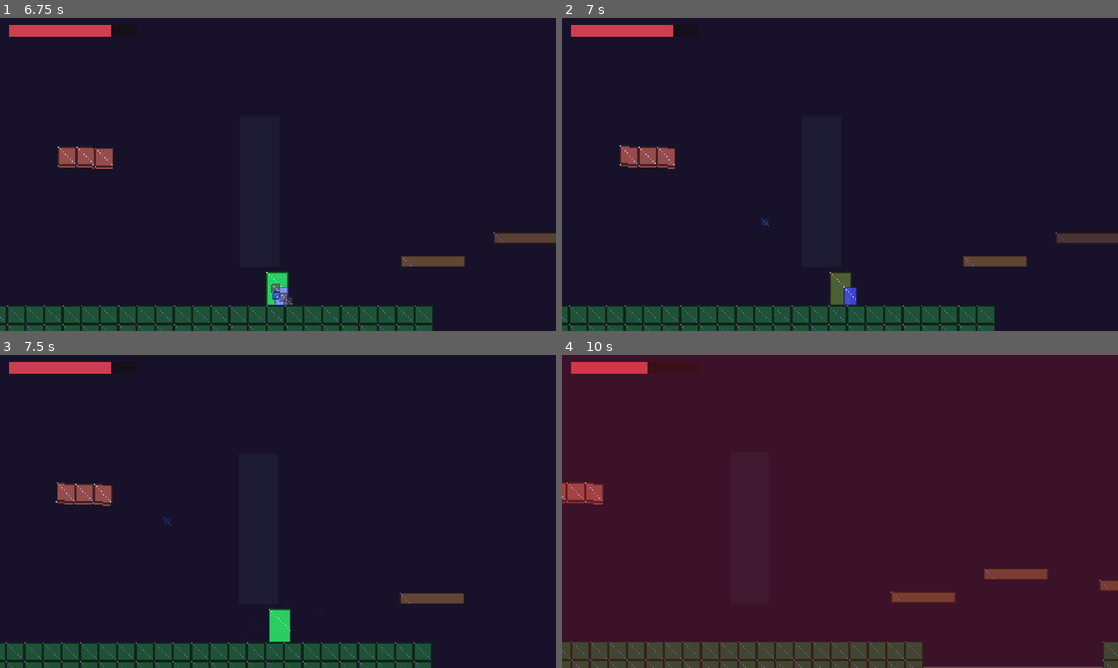
Above: before the commit, frames 1-4 (two rows, left to right).
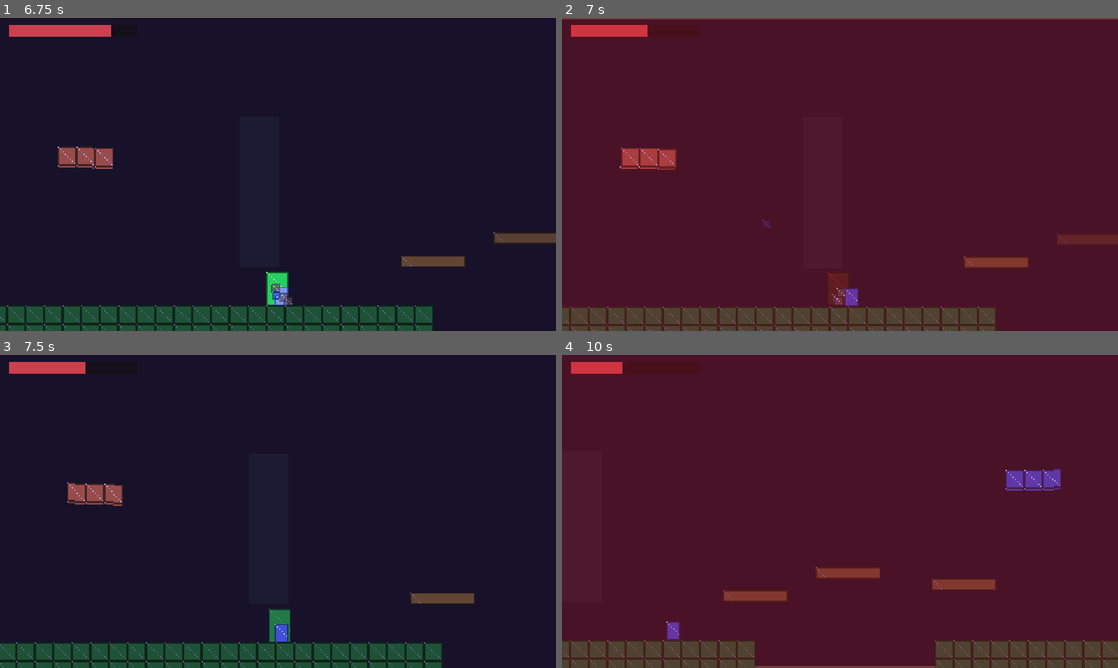
Above: after the commit, the same moments.

Repository: Eruldin/Honor-Meselesi
Game: Godot game, scene res://tools/RecordCh6.tscn
The game is run twice, just before and just after one commit, with the same random seed, the same clock (stepped at 60 frames per second) and the same inputs. This scene is started directly instead of the project's main scene.
Inputs (mouse positions are in pixels of both pictures, inside the frame that each line leads up to):
- Up to frame 1 (6.75 s): tap Enter (ui_accept) at 0.5 s; move the mouse to (400, 158) at 0.52 s; hold D (move_right) 0.53-1.25 s; tap K (parry) at 0.6, 2.3, 3.8, 5.1 s; click (400, 158) at 0.67 s; tap Space (jump) at 0.77, 3.77 s; drag from (166, 190) to (111, 293) at 1.27 s; move the mouse to (333, 105) at 2.02 s; hold D (move_right) 2.03-2.75 s; tap L (dash) at 2.1 s; drag from (250, 237) to (322, 296) at 2.77 s; move the mouse to (444, 221) at 3.52 s; hold A (move_left) 3.53-4.25 s; tap E (form_next) at 3.6 s; drag from (111, 127) to (283, 309) at 4.27 s; move the mouse to (305, 174) at 5.02 s; hold S (move_down) 5.03-5.75 s; click (305, 174) at 5.17 s; drag from (194, 96) to (278, 274) at 5.77 s; move the mouse to (400, 158) at 6.52 s; hold W (move_up) from 6.53 s (still down); tap Alt at 6.6 s
- Up to frame 2 (7 s): keep holding W (move_up); tap Space (jump) at 6.77 s; tap K (parry) at 6.8 s
- Up to frame 3 (7.5 s): release W (move_up) at 7.25 s; drag from (166, 527) to (283, 633) at 7.27 s
- Up to frame 4 (10 s): move the mouse to (895, 442) at 8.02 s; hold S (move_down) 8.03-8.75 s; tap G at 8.1 s; tap K (parry) at 8.3, 9.8 s; drag from (812, 574) to (673, 464) at 8.77 s; move the mouse to (1006, 558) at 9.52 s; hold W (move_up) from 9.53 s (still down); hold J (attack) from 9.53 s (still down); click (1006, 558) at 9.67 s; tap Space (jump) at 9.77 s

Frame 1 is identical in both runs. In frame 2, 99% of the frame differs, in the area x 0-100%, y 0-100%; in frame 3, 3.0%; in frame 4, 8.3%.

Commit message:
sersemleme ceza penceresi: temas dusmanlari sersemleyince dokunus hasari kapanir
Koylu/hellcat gibi temas hasarli dusmanlar vurulup sersemlediginde
gvdeleriyle hala hasar veriyordu — parry/vurus sersemletmesi gercek
ceza penceresi acmiyordu. EnemyBase artik kendi kurdugu temas
hitbox'ini sersemleme boyunca kapatip bitince ayni payload ile
yeniden kurar (Guard'in lunge hitbox'i yonetilmiyor).

Co-Authored-By: Devin AI <158243242+devin-ai-integration[bot]@users.noreply.github.com>

Diff:
--- a/src/enemies/enemy_base.gd
+++ b/src/enemies/enemy_base.gd
@@ -19,6 +19,10 @@
 var anims: AnimatedSprite2D          ## enemy/<key>/<durum> sheet'leri varsa
 var contact_hitbox: Hitbox
 var stagger_timer: float = 0.0
+## Base'in kurdugu temas hitbox'i icin saklanan hasar bilgisi —
+## sersemleme bitince ayni payload ile yeniden kurulur.
+var _contact_info: DamageInfo
+var _contact_managed := false
 ## Vurus geri tepmesi direnci: 0 = tam tepme, 1 = yerinden kipirdamaz (agir dusmanlar).
 @export var knockback_resist: float = 0.0
 var using_real_sprite := false
@@ -77,11 +81,22 @@
 		ch_col.shape = ch_rect
 		contact_hitbox.add_child(ch_col)
 		add_child(contact_hitbox)
-		contact_hitbox.activate(DamageInfo.make(1, self, Vector2.ZERO, true, true))
+		_contact_info = DamageInfo.make(1, self, Vector2.ZERO, true, true)
+		contact_hitbox.activate(_contact_info)
+		_contact_managed = true
 
 
 func _physics_process(delta: float) -> void:
 	stagger_timer = maxf(stagger_timer - delta, 0.0)
+	# Sersemlemis temas dusmani dokunusla hasar veremez — parry/sersemletme
+	# guvenli ceza penceresi acar. Sadece base'in kurdugu hitbox yonetilir
+	# (Guard lunge hitbox'i kendi kontrol eder).
+	if _contact_managed and contact_hitbox != null:
+		if is_staggered() and contact_hitbox.monitoring:
+			contact_hitbox.deactivate()
+		elif not is_staggered() and not contact_hitbox.monitoring \
+				and health.is_alive():
+			contact_hitbox.activate(_contact_info)
 	velocity.y = minf(velocity.y + 800.0 * delta, 320.0)
 	move_and_slide()
 
--- a/tests/test_ch1.gd
+++ b/tests/test_ch1.gd
@@ -41,6 +41,25 @@
 	add_child_autofree(v)
 	await wait_seconds(0.8)
 	assert_lt(v.global_position.x, 400.0, "koylu oyuncuya yaklasmali")
+
+
+func test_staggered_villager_contact_disarmed() -> void:
+	_flat_ground()
+	var s := _make_samurai()
+	s.global_position = Vector2(300, 240)
+	var v := Villager.new()
+	v.global_position = Vector2(400, 240)
+	add_child_autofree(v)
+	await wait_seconds(0.2)
+	assert_true(v.contact_hitbox.monitoring, "temas hitbox'i silahli")
+	v.on_parried()
+	await wait_seconds(0.2)
+	assert_true(v.is_staggered(), "parry'de sersemler")
+	assert_false(v.contact_hitbox.monitoring,
+		"sersemleme temas hasarini kapatir")
+	await wait_seconds(1.4)
+	assert_true(v.contact_hitbox.monitoring,
+		"sersemleme bitince temas geri kurulur")
 
 
 func test_guard_blocks_frontal_damage() -> void:
